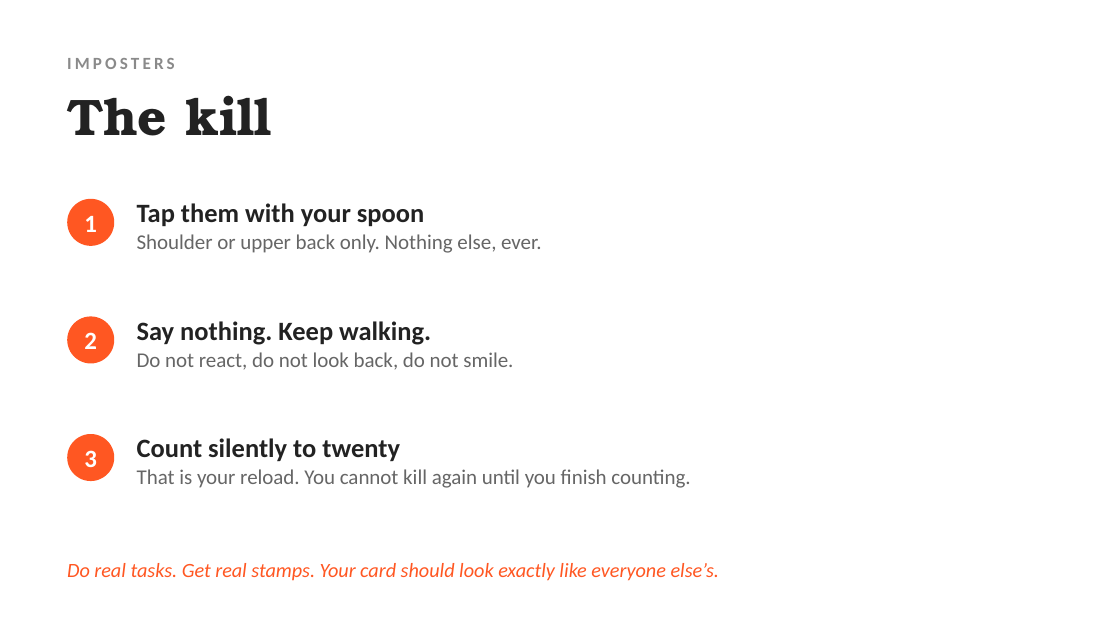
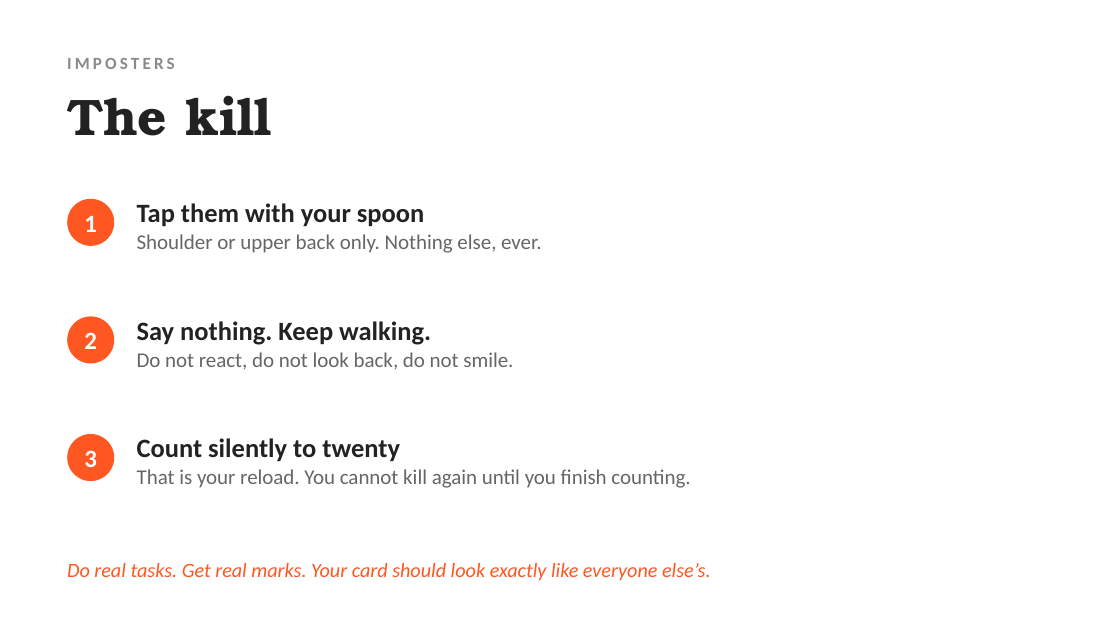
Before and after one commit to vrwarp/wolves-among-us, a slide deck: slide 14 of deck/among-us-footprints.pptx. Drawn at 1120x630 pixels with LibreOffice and Linux fonts; fonts in the diff are those of the drawing. Boxes give left, top, right and bottom in pixels: in the first picture for what was removed or moved away, otherwise in the second. Text is boxed around its words. In the diff, an @@ line names an element or a change of style, - is before the commit and + after.

```diff
--- a/deck/among-us-footprints.pptx
+++ b/deck/among-us-footprints.pptx
@@ text at bbox=[67, 563, 711, 581]: text changed @@
-Do real tasks. Get real stamps. Your card should look exactly like everyone else’s.
+Do real tasks. Get real marks. Your card should look exactly like everyone else’s.
```
Also in this commit, not shown: 3 other slides changed, 3 other files.
